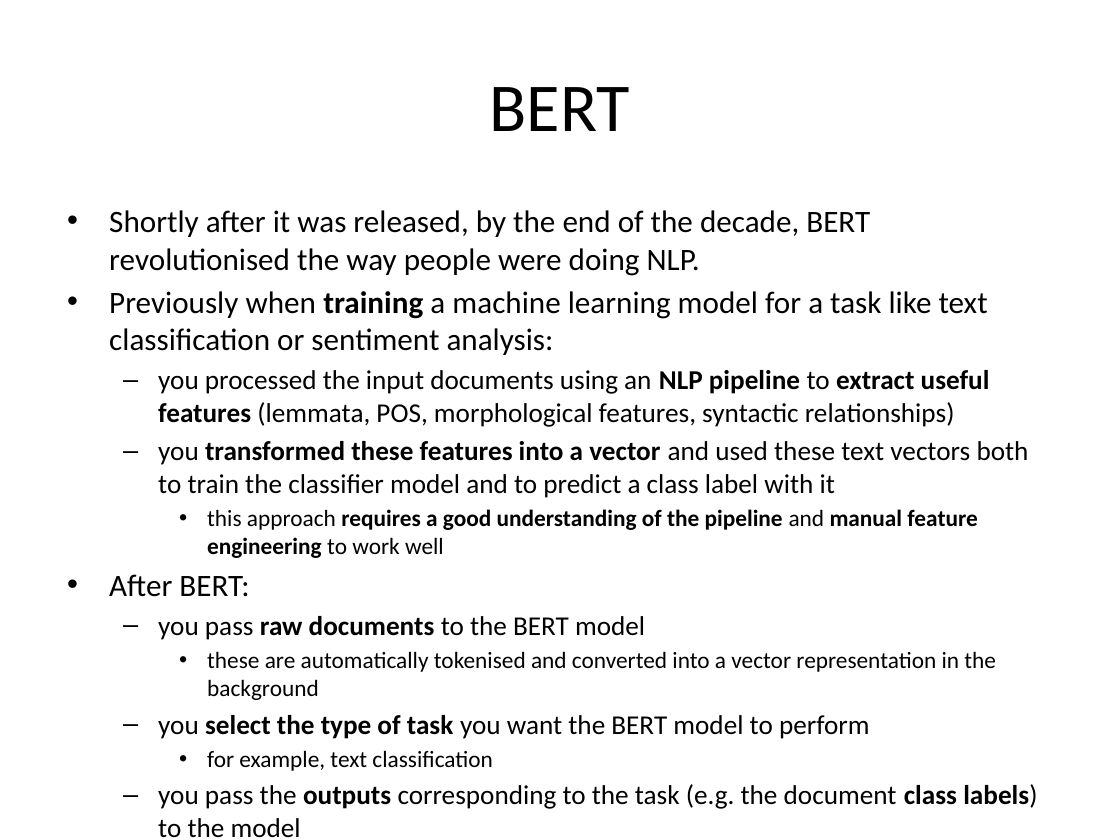
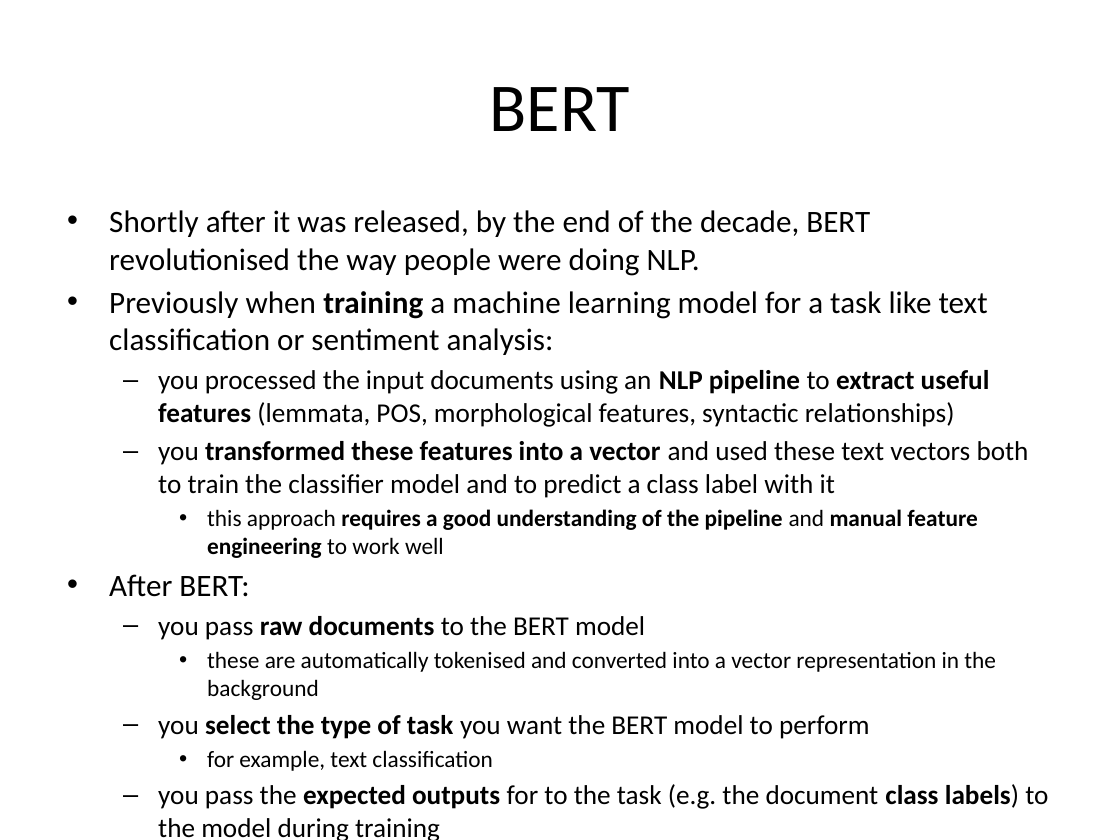
Before and after one commit to Clinical-Bioinformatics-Debrecen/nlp_2025, a slide deck: slide 8 of 7.pptx. Drawn at 1120x840 pixels with LibreOffice and Linux fonts; fonts in the diff are those of the drawing. Boxes give left, top, right and bottom in pixels: in the first picture for what was removed or moved away, otherwise in the second. Text is boxed around its words. In the diff, an @@ line names an element or a change of style, - is before the commit and + after.

```diff
--- a/7.pptx
+++ b/7.pptx
@@ text at (158,784,1048,840): text changed @@
-  – you pass the outputs corresponding to the task (e.g. the document class labels) to the model
+  – you pass the expected outputs for to the task (e.g. the document class labels) to the model during training
```
Also in this commit, not shown: 7 other slides changed, 1 slide added.
